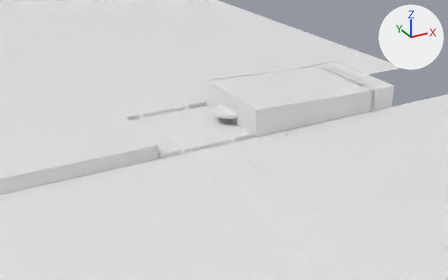
Before and after pictures for a commit that changed the glTF model Assets/Models/Levels/Flatbush.glb.
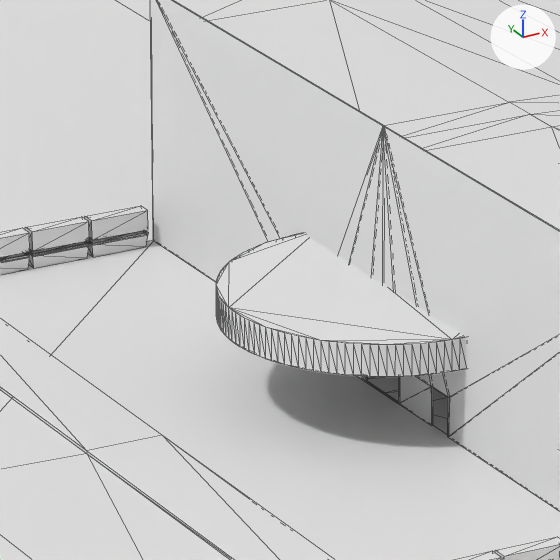
There are two pictures of each version: one from a camera (50 mm lens) standing at (-142.1, -305.6, 140.5) and looking at (23.6, -4.2, -10.2), one close up on the part from 43% to 55% of the width and 29% to 49% of the height. The axes (+X, +Y, +Z) are drawn at upper right. The lights are the same throughout. The close-ups show mesh edges as thin lines. Objects named as collision shapes, trigger or cutter boxes, shadow casters or lower levels of detail are left out. Where no turn or scale is listed for an object, it has been applied to the vertices. Vertices at the same position are counted once.

Names of what the first close-up shows: 'Cylinder', 'Hedges', 'Plane.001', 'Pots', 'Room_Stage_Ceiling', 'Room_Stage_Facade', 'Room_Stage_Floor', 'Room_Start_Ground', 'Room_Start_Road', 'Sidewalk_Stage'.
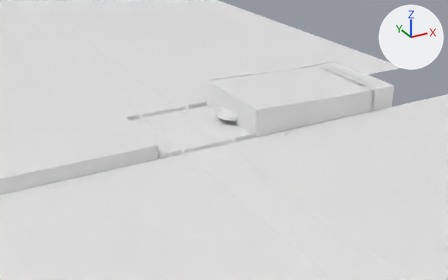
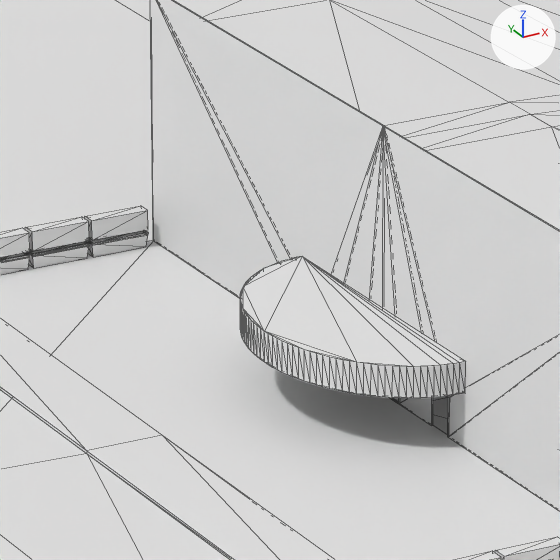
What differs and where, as boxes [x1, y1, x2, y2] in the close-ups (560 x 560 px):
'Cylinder', reshaped, moved, rescaled: before [216, 233, 466, 377]; after [240, 256, 466, 398]
part 1 of me_cylinder, cut back: before [216, 233, 466, 345]; after [240, 256, 465, 367]

What the commit changed:
me_cylinder is used by ob_cylinder; location (29.99, 0.0, 5.0); scale (0.667, 0.667, 1.0).
me_cylinder had 256 vertices, 508 faces and spanned x -15.0..15.0, y -15.0..15.0, z 0.0..2.0.
me_cylinder now has 130 vertices, 256 faces and spans x -15.0..0.0, y -15.0..15.0, z 0.0..2.0.
Part 1, on me_cylinder:
126 vertices are removed from x 0.7..15.0, y -15.0..15.0, z 0.0..2.0.
349 faces are deleted.
97 new faces join them.
Object 'Cylinder' (ob_cylinder) moves from (29.99, 0.0, 5.0) to (29.89, 0.0, 3.5).
Object 'Cylinder' (ob_cylinder) is rescaled from (0.667, 0.667, 1.0) to (0.533, 0.667, 1.0).
